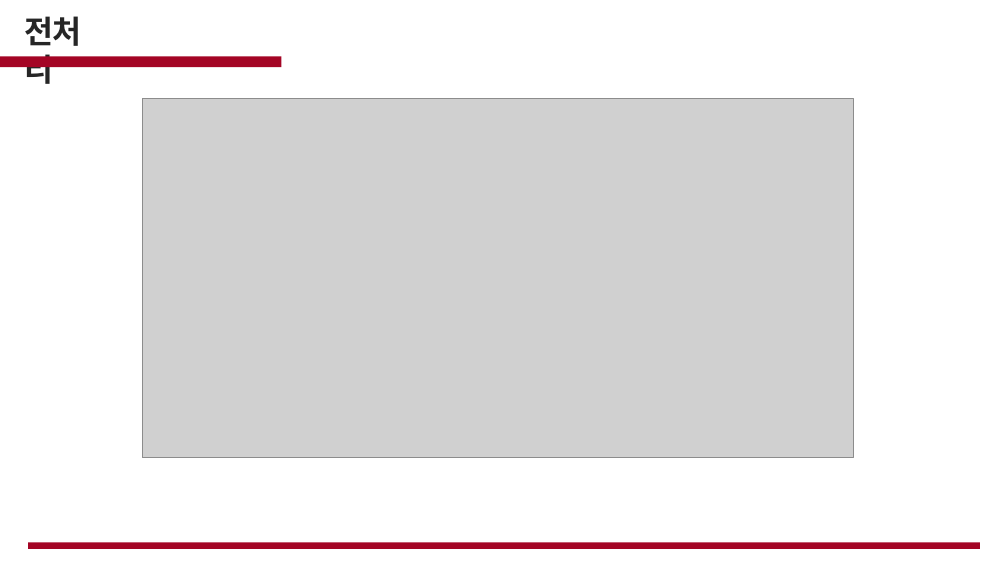
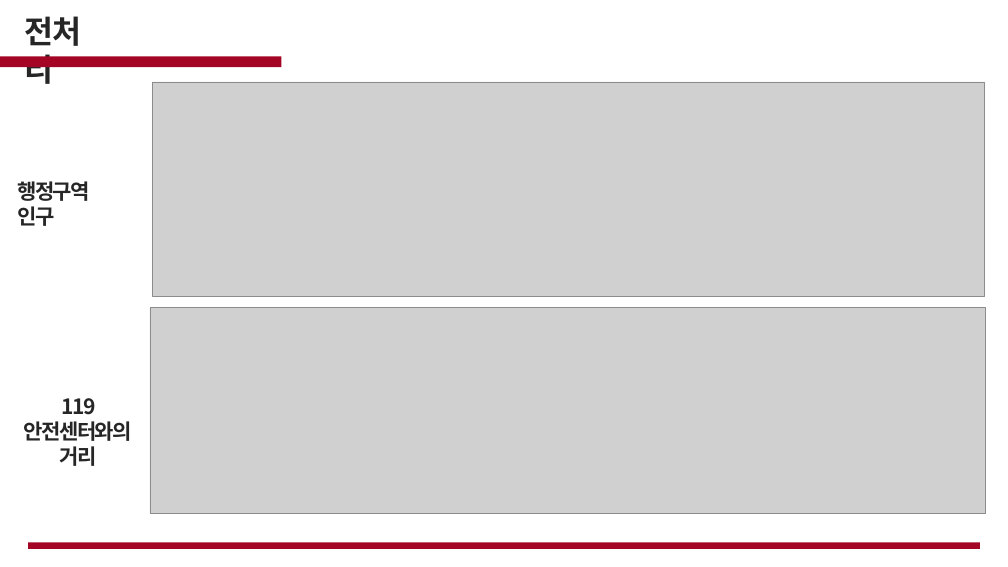
Before and after one commit to cjsgk106/fire-prediction-analysis, a slide deck: slide 17 of work/화재.pptx (slide 15 before the commit). Drawn at 1008x567 pixels with LibreOffice and Linux fonts; fonts in the diff are those of the drawing; grey boxes stand for pictures; background and template pictures are left out. Boxes give left, top, right and bottom in pixels: in the first picture for what was removed or moved away, otherwise in the second. Text is boxed around its words. In the diff, an @@ line names an element or a change of style, - is before the commit and + after.

```diff
--- a/work/화재.pptx
+++ b/work/화재.pptx
@@ picture added at (x1=152, y1=82, x2=985, y2=296) @@
@@ picture removed at (x1=142, y1=99, x2=854, y2=458) @@
@@ text added at (x1=17, y1=181, x2=90, y2=226), 20 pt, text #262626, bold @@
+행정구역 인구
@@ picture added at (x1=150, y1=308, x2=986, y2=514) @@
@@ text added at (x1=24, y1=398, x2=132, y2=466), 20 pt, text #262626, bold @@
+119 안전센터와의
+거리
```
Also in this commit, not shown: 6 other slides changed, 5 slides added.
